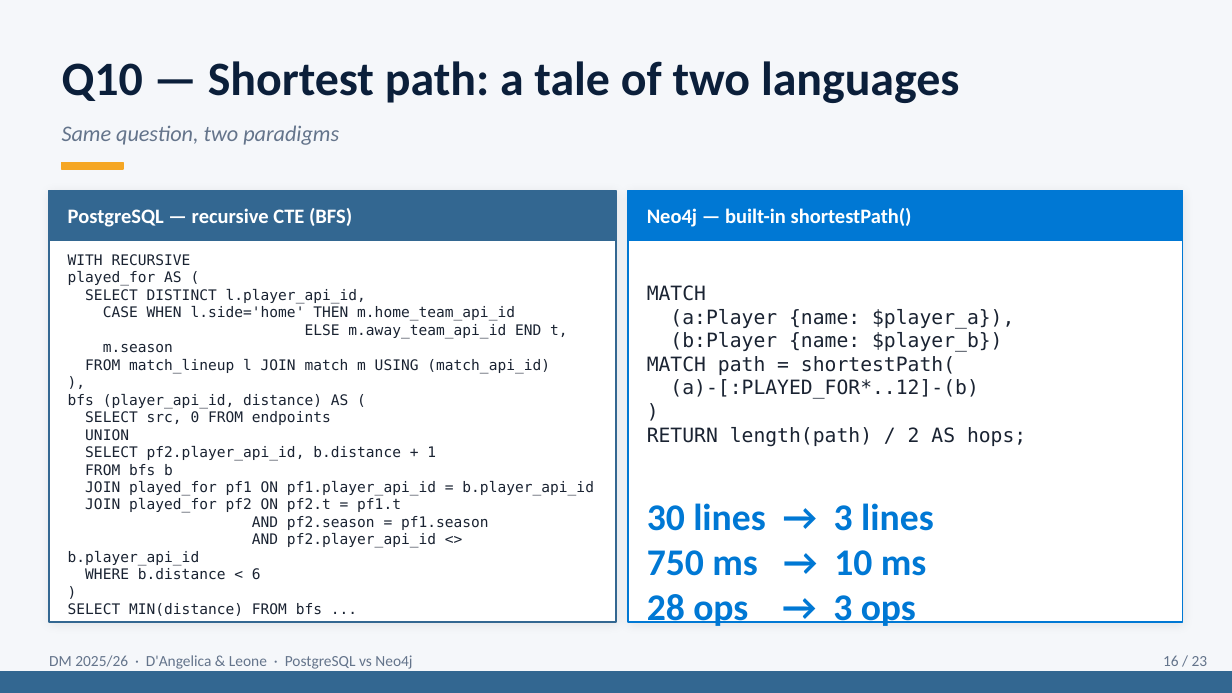
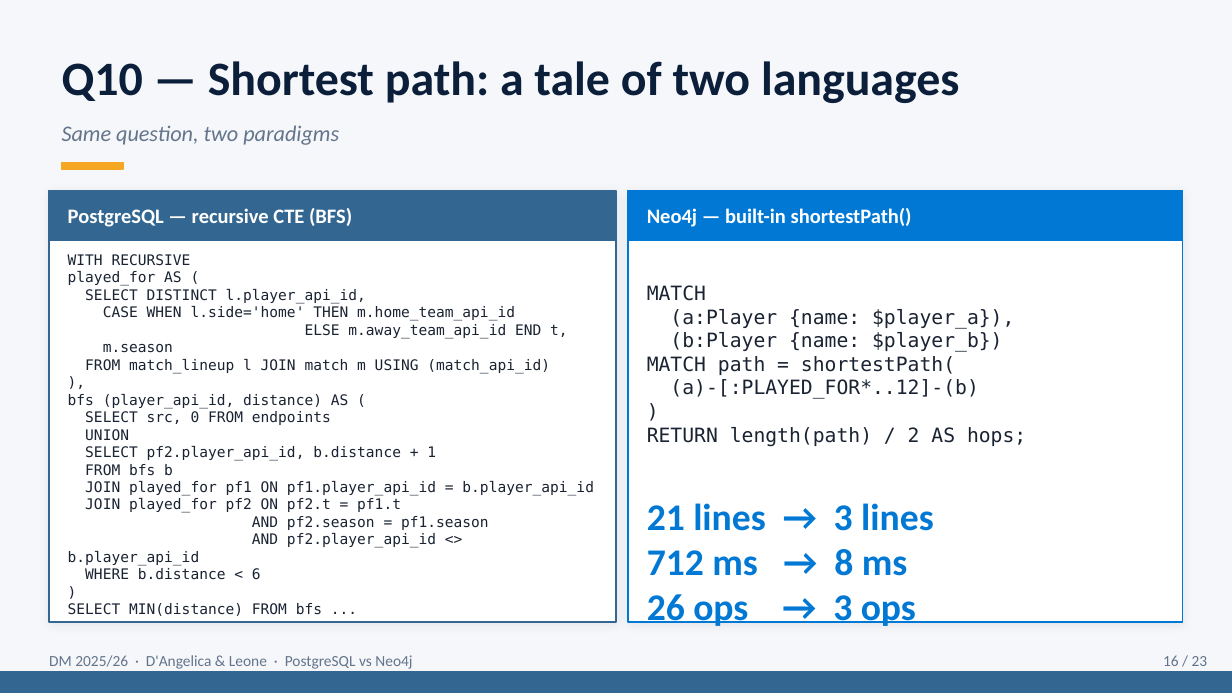
Before and after one commit to g1up3/DM-Project-2026, a slide deck: slide 16 of Presentation_DM_DAngelica_Leone.pptx. Drawn at 1232x693 pixels with LibreOffice and Linux fonts; fonts in the diff are those of the drawing. Boxes give left, top, right and bottom in pixels: in the first picture for what was removed or moved away, otherwise in the second. Text is boxed around its words. In the diff, an @@ line names an element or a change of style, - is before the commit and + after.

```diff
--- a/Presentation_DM_DAngelica_Leone.pptx
+++ b/Presentation_DM_DAngelica_Leone.pptx
@@ text at [647, 503, 934, 626]: text changed @@
-30 lines → 3 lines
-750 ms → 10 ms
-28 ops → 3 ops
+21 lines → 3 lines
+712 ms → 8 ms
+26 ops → 3 ops
```
Also in this commit, not shown: 9 other slides changed, 9 other files.
